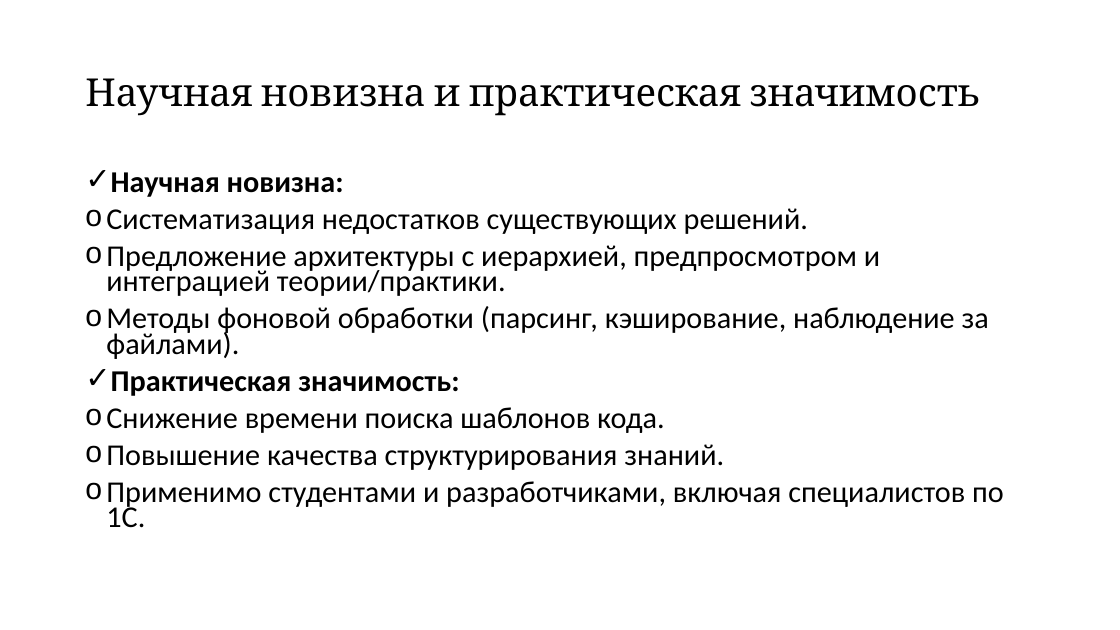
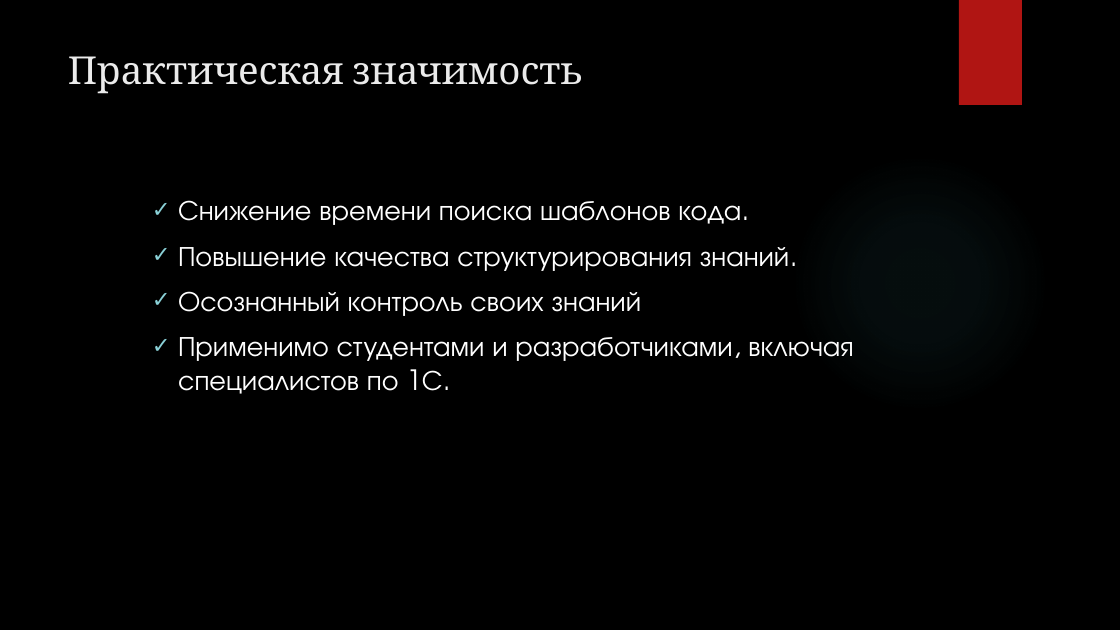
Before and after one commit to Ratilife/cheat_sheet5, a slide deck: slide 11 of docs/Диплом/Оригинал/Презинтация диплома.pptx (slide 5 before the commit). Drawn at 1120x630 pixels with LibreOffice and Linux fonts; fonts in the diff are those of the drawing; background and template pictures are left out. Boxes give left, top, right and bottom in pixels: in the first picture for what was removed or moved away, otherwise in the second. Text is boxed around its words. In the diff, an @@ line names an element or a change of style, - is before the commit and + after.

```diff
--- a/docs/Диплом/Оригинал/Презинтация диплома.pptx
+++ b/docs/Диплом/Оригинал/Презинтация диплома.pptx
@@ background #FFFFFF to picture (left out) @@
@@ rectangle added at (959, 0, 1022, 105), fill #B01513 @@
@@ title "Практическая значимость" at (68, 56, 583, 94): vertical alignment middle to top @@
@@ title at (68, 56, 583, 94): text changed; text colour #000000 to #EBEBEB @@
-Научная новизна и практическая значимость
+Практическая значимость
@@ text at (106, 172, 989, 396): paragraphs removed @@
-✓ Научная новизна:
-o Систематизация недостатков существующих решений.
-o Предложение архитектуры с иерархией, предпросмотром и интеграцией теории/практики.
-o Методы фоновой обработки (парсинг, кэширование, наблюдение за файлами).
-✓ Практическая значимость:
@@ ellipse added at (791, 154, 1049, 413), fill gradient #50B9C1 @@
@@ text "Снижение времени поиска шаблонов кода.": place and size @@
-text "Снижение времени поиска шаблонов кода." at (106, 172, 1004, 528)
+text "Снижение времени поиска шаблонов кода." at (178, 200, 854, 394)
@@ text at (178, 200, 854, 394): size 25.9 to 24 pt, font Calibri to TeX Gyre Adventor, text colour #000000 to #FFFFFF in "Снижение времени поиска шаблонов кода.", "Повышение качества структурирования знаний.", "Применимо студентами и разработчиками, включая специалистов  ..."; bullet o to ✓; list level 1 to 2 in "Снижение времени поиска шаблонов кода."; line spacing 0.7 to 1; list level 1 to 2 in "Повышение качества структурирования знаний."; list level 1 to 2 in "Применимо студентами и разработчиками, включая ..." @@
@@ text at (178, 291, 641, 316): paragraph added @@
+  ✓ Осознанный контроль своих знаний
```
Also in this commit, not shown: 11 other slides changed, 6 slides added, 1 slide removed, 2 other files.
